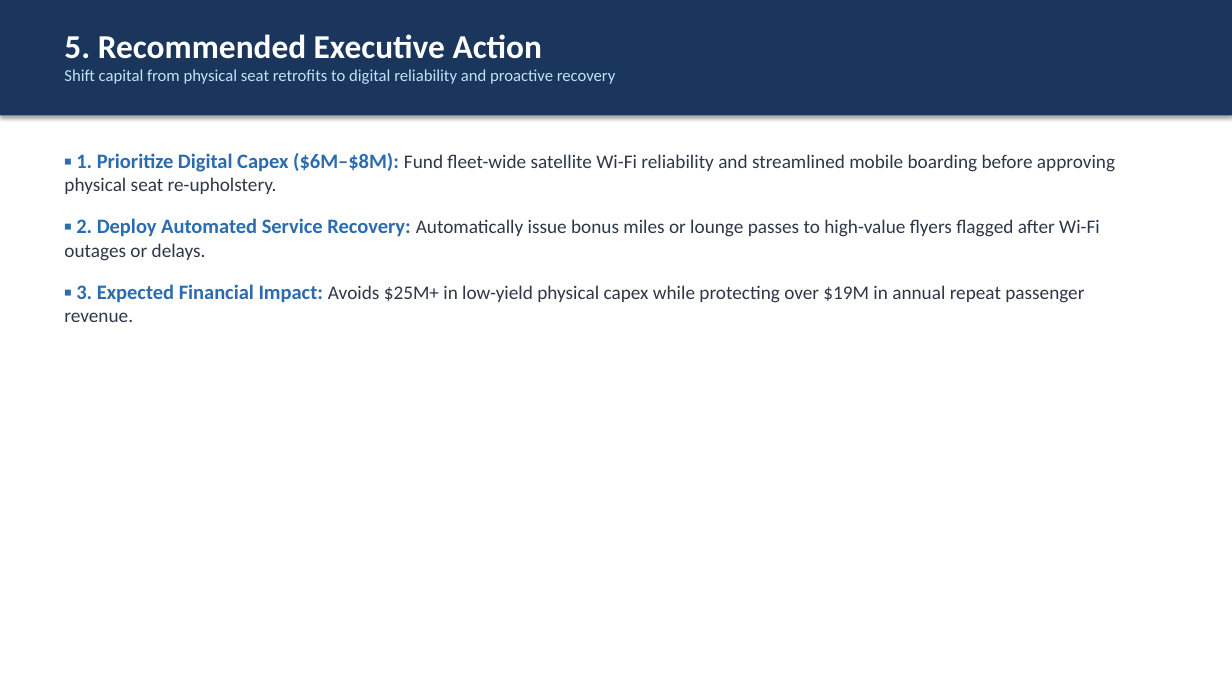
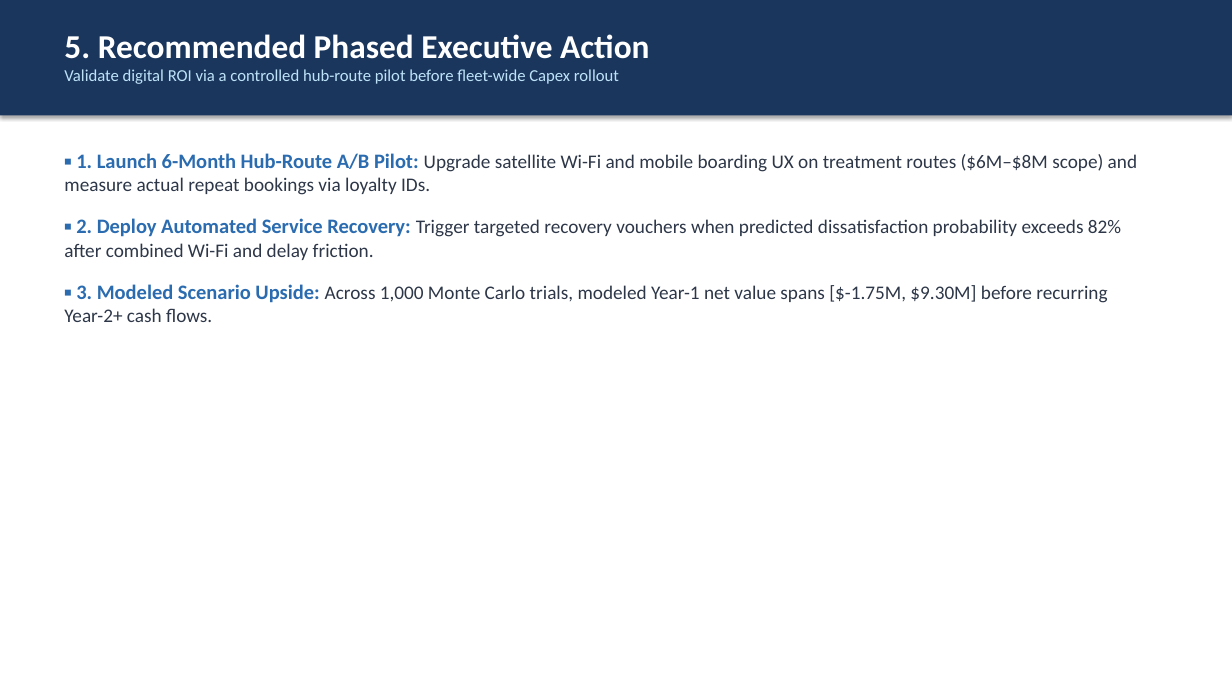
Before and after one commit to Ignacio-Flores-III/airline-passenger-satisfaction-prediction, a slide deck: slide 6 of reports/Stakeholder_Presentation.pptx. Drawn at 1232x693 pixels with LibreOffice and Linux fonts; fonts in the diff are those of the drawing. Boxes give left, top, right and bottom in pixels: in the first picture for what was removed or moved away, otherwise in the second. Text is boxed around its words. In the diff, an @@ line names an element or a change of style, - is before the commit and + after.

```diff
--- a/reports/Stakeholder_Presentation.pptx
+++ b/reports/Stakeholder_Presentation.pptx
@@ text at box(64, 34, 650, 84): text changed @@
-5. Recommended Executive Action
-Shift capital from physical seat retrofits to digital reliability and proactive recovery
+5. Recommended Phased Executive Action
+Validate digital ROI via a controlled hub-route pilot before fleet-wide Capex rollout
@@ text at box(64, 153, 1137, 322): text changed @@
-▪ 1. Prioritize Digital Capex ($6M–$8M): Fund fleet-wide satellite Wi-Fi reliability and streamlined mobile boarding before approving physical seat re-upholstery.
-▪ 2. Deploy Automated Service Recovery: Automatically issue bonus miles or lounge passes to high-value flyers flagged after Wi-Fi outages or delays.
-▪ 3. Expected Financial Impact: Avoids $25M+ in low-yield physical capex while protecting over $19M in annual repeat passenger revenue.
+▪ 1. Launch 6-Month Hub-Route A/B Pilot: Upgrade satellite Wi-Fi and mobile boarding UX on treatment routes ($6M–$8M scope) and measure actual repeat bookings via loyalty IDs.
+▪ 2. Deploy Automated Service Recovery: Trigger targeted recovery vouchers when predicted dissatisfaction probability exceeds 82% after combined Wi-Fi and delay friction.
+▪ 3. Modeled Scenario Upside: Across 1,000 Monte Carlo trials, modeled Year-1 net value spans [$-1.75M, $9.30M] before recurring Year-2+ cash flows.
```
Also in this commit, not shown: 6 other slides changed, 8 other files.
